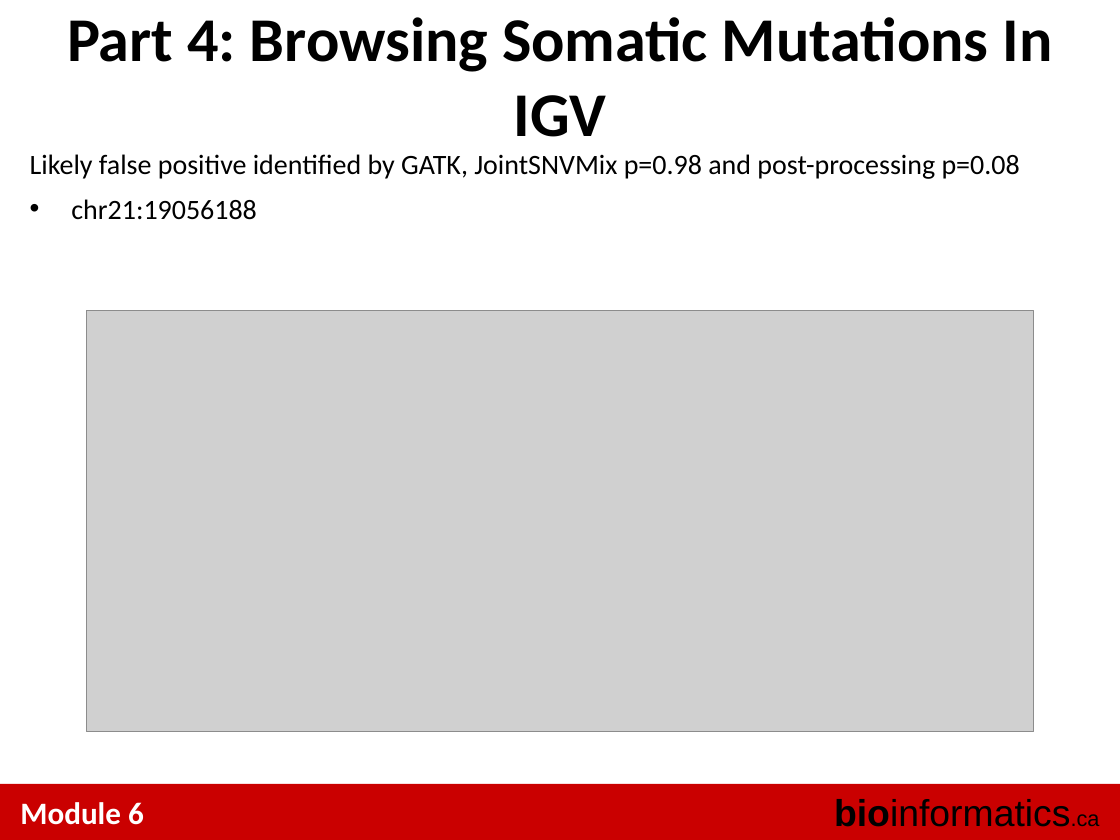
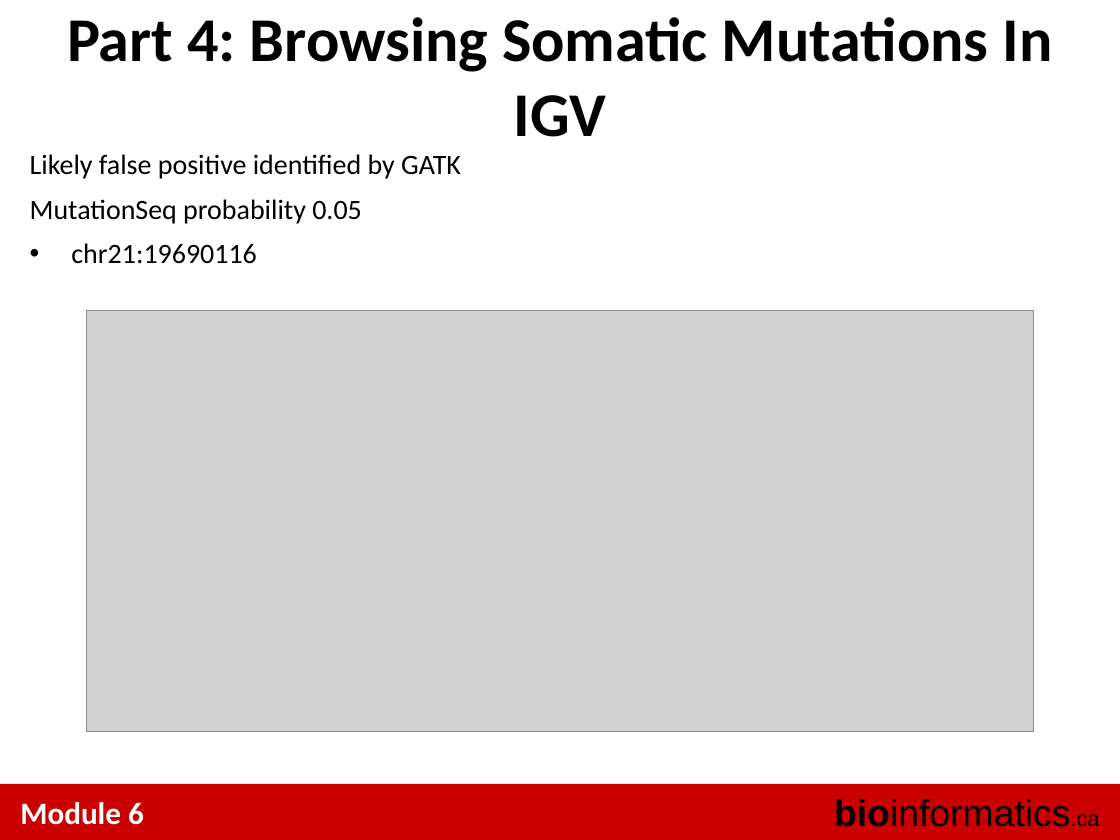
Before and after one commit to tinyheero/BICG-2016, a slide deck: slide 22 of snvs/content/BiCG_2012_Module6_Lab_shah.ppt (slide 21 before the commit). Drawn at 1120x840 pixels with LibreOffice and Linux fonts; fonts in the diff are those of the drawing; grey boxes stand for pictures. Boxes give left, top, right and bottom in pixels: in the first picture for what was removed or moved away, otherwise in the second. Text is boxed around its words. In the diff, an @@ line names an element or a change of style, - is before the commit and + after.

Commit message:
snv lab slides

```diff
--- a/snvs/content/BiCG_2012_Module6_Lab_shah.ppt
+++ b/snvs/content/BiCG_2012_Module6_Lab_shah.ppt
@@ text at <box>30,154,461,264</box>: text changed @@
-Likely false positive identified by GATK, JointSNVMix p=0.98 and post-processing p=0.08
-• chr21:19056188
+Likely false positive identified by GATK
+MutationSeq probability 0.05
+• chr21:19690116
```
Also in this commit, not shown: 5 other slides changed, 3 slides added.
